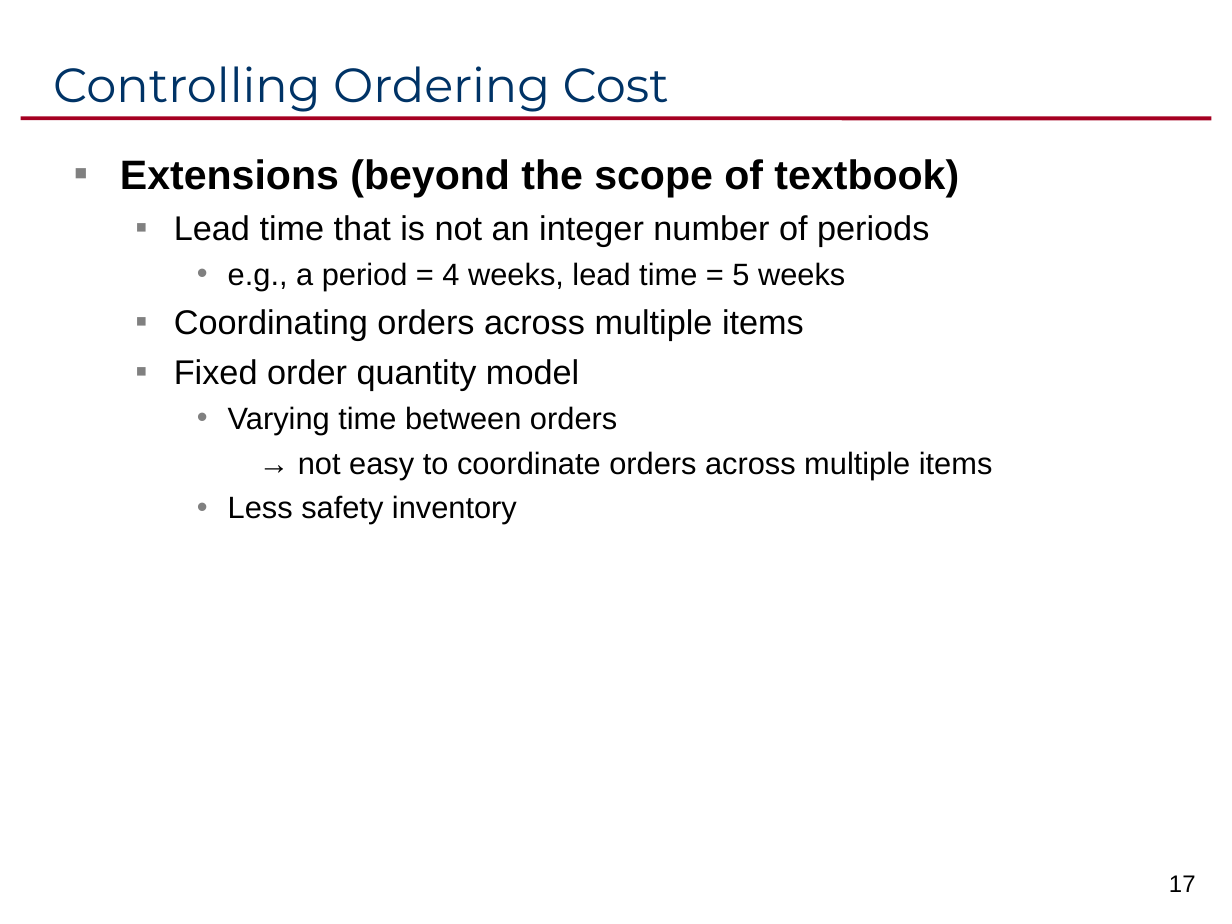
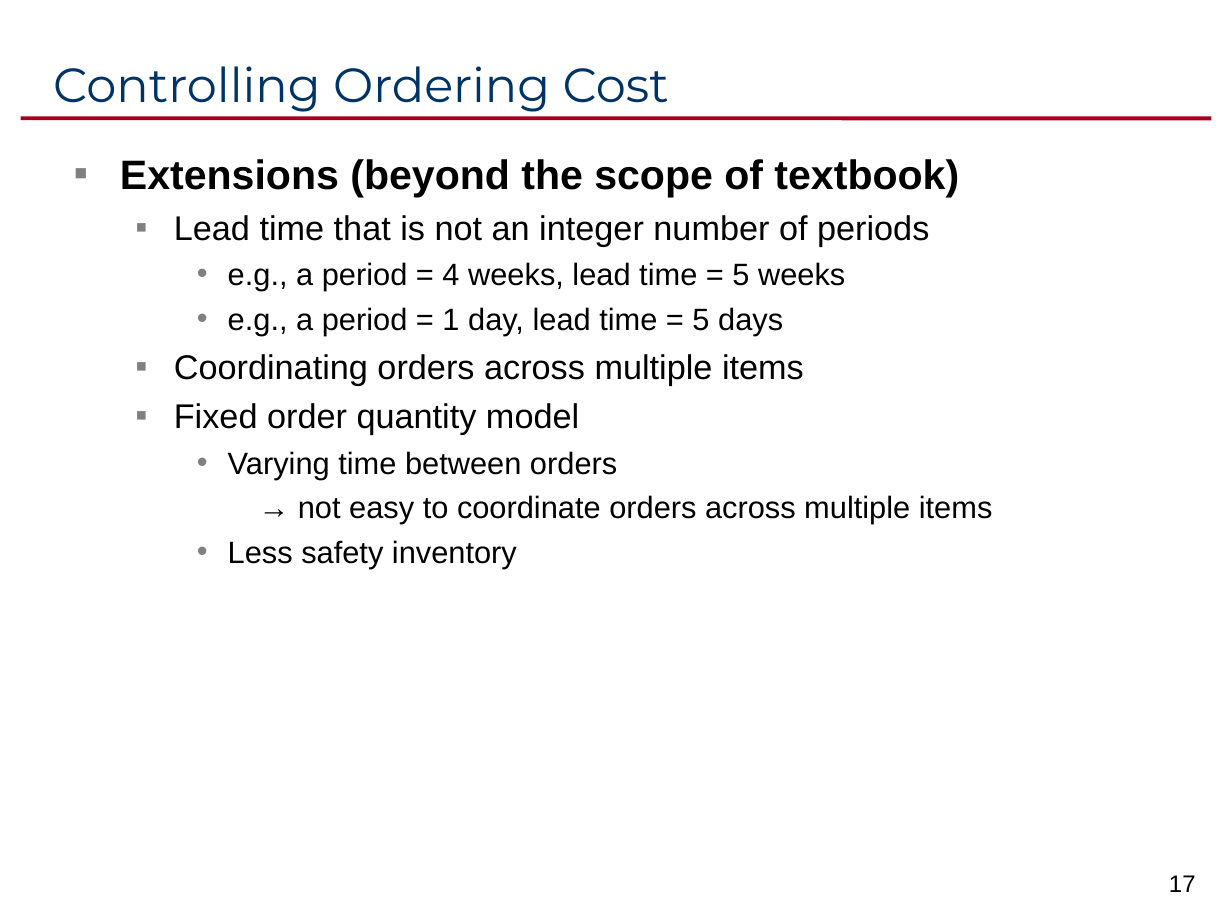
Before and after one commit to ikelab/courses, a slide deck: slide 17 of pm2016/c14.ppt. Drawn at 1232x924 pixels with LibreOffice and Linux fonts; fonts in the diff are those of the drawing. Boxes give left, top, right and bottom in pixels: in the first picture for what was removed or moved away, otherwise in the second. Text is boxed around its words. In the diff, an @@ line names an element or a change of style, - is before the commit and + after.

```diff
--- a/pm2016/c14.ppt
+++ b/pm2016/c14.ppt
@@ text at (x1=228, y1=307, x2=783, y2=335): paragraph added @@
+    • e.g., a period = 1 day, lead time = 5 days
```
Also in this commit, not shown: 8 other slides changed, 1 other file.
